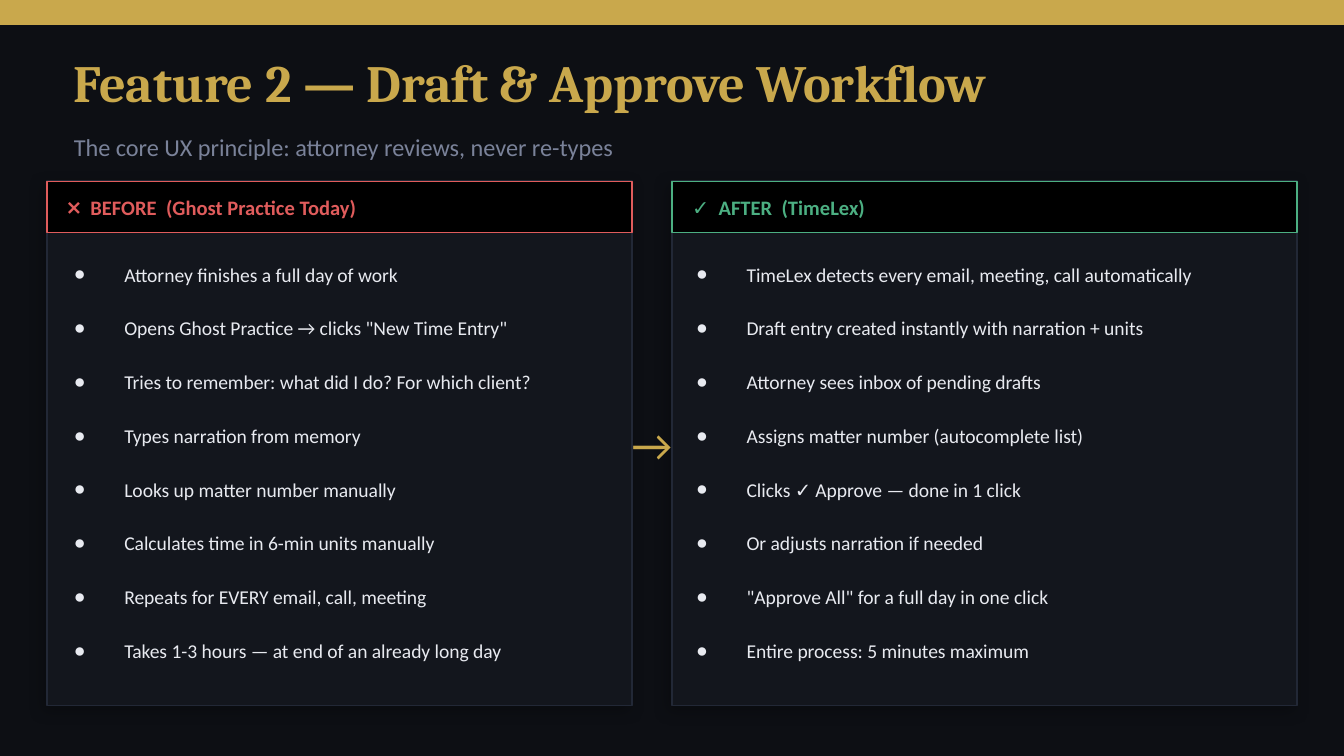
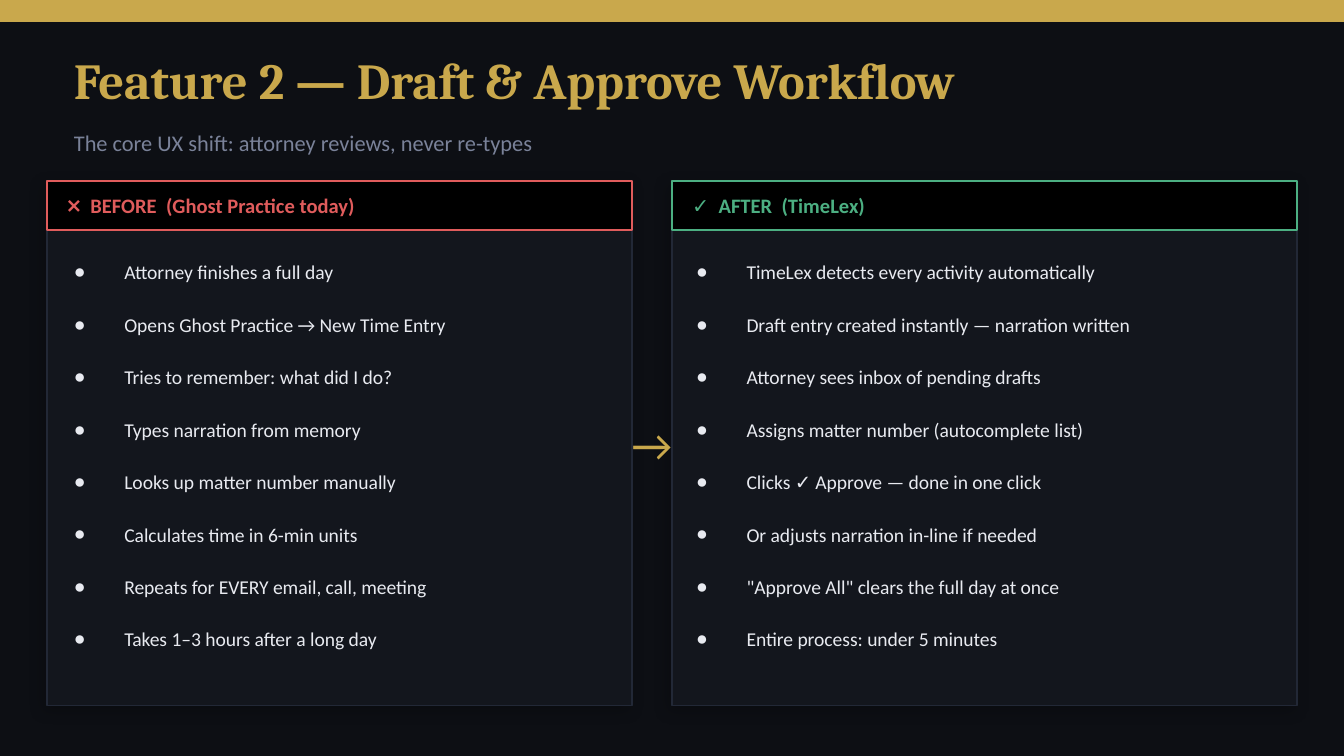
Before and after one commit to konethegreat/timelex-automated-time-tracking, a slide deck: slide 7 of timelex-presenation/TimeLex_Assessment_Presentation.pptx. Drawn at 1344x756 pixels with LibreOffice and Linux fonts; fonts in the diff are those of the drawing. Boxes give left, top, right and bottom in pixels: in the first picture for what was removed or moved away, otherwise in the second. Text is boxed around its words. In the diff, an @@ line names an element or a change of style, - is before the commit and + after.

Commit message:
Add initial presentation file for TimeLex Assessment

```diff
--- a/timelex-presenation/TimeLex_Assessment_Presentation.pptx
+++ b/timelex-presenation/TimeLex_Assessment_Presentation.pptx
@@ text "Feature 2 — Draft & ..." at [74,63,955,110]: size 28 to 27 pt @@
@@ text at [74,135,532,155]: text changed; size 13 to 12 pt @@
-The core UX principle: attorney reviews, never re-types
+The core UX shift: attorney reviews, never re-types
@@ rectangle at [47,181,632,706]: shadow changed @@
@@ text at [90,198,355,217]: text changed @@
-❌ BEFORE (Ghost Practice Today)
+❌ BEFORE (Ghost Practice today)
@@ rectangle at [672,181,1297,706]: shadow changed @@
@@ text at [124,265,333,282]: text changed @@
-● Attorney finishes a full day of work
+● Attorney finishes a full day
@@ text at [747,265,1095,282]: text changed @@
-● TimeLex detects every email, meeting, call automatically
+● TimeLex detects every activity automatically
@@ text at [124,318,446,335]: text changed @@
-● Opens Ghost Practice → clicks "New Time Entry"
+● Opens Ghost Practice → New Time Entry
@@ text at [747,318,1130,335]: text changed @@
-● Draft entry created instantly with narration + units
+● Draft entry created instantly — narration written
@@ text at [124,370,393,384]: text changed @@
-● Tries to remember: what did I do? For which client?
+● Tries to remember: what did I do?
@@ 4 texts: place and size @@
-4 texts at [124,375,1083,500]
+4 texts at [124,370,1083,492]
@@ text at [747,475,1041,492]: text changed @@
-● Clicks ✓ Approve — done in 1 click
+● Clicks ✓ Approve — done in one click
@@ text at [124,528,358,542]: text changed @@
-● Calculates time in 6-min units manually
+● Calculates time in 6-min units
@@ text at [747,528,1037,546]: text changed @@
-● Or adjusts narration if needed
+● Or adjusts narration in-line if needed
@@ text "Repeats for EVERY email, call, ...": place and size @@
-text "Repeats for EVERY email, call, ..." at [124,590,426,608]
+text "Repeats for EVERY email, call, ..." at [124,580,426,598]
@@ text at [747,580,1059,597]: text changed @@
-● "Approve All" for a full day in one click
+● "Approve All" clears the full day at once
@@ text at [124,632,377,650]: text changed @@
-● Takes 1-3 hours — at end of an already long day
+● Takes 1–3 hours after a long day
@@ text at [747,632,997,649]: text changed @@
-● Entire process: 5 minutes maximum
+● Entire process: under 5 minutes
```
Also in this commit, not shown: 16 other slides changed, 1 slide added, 2 other files.
